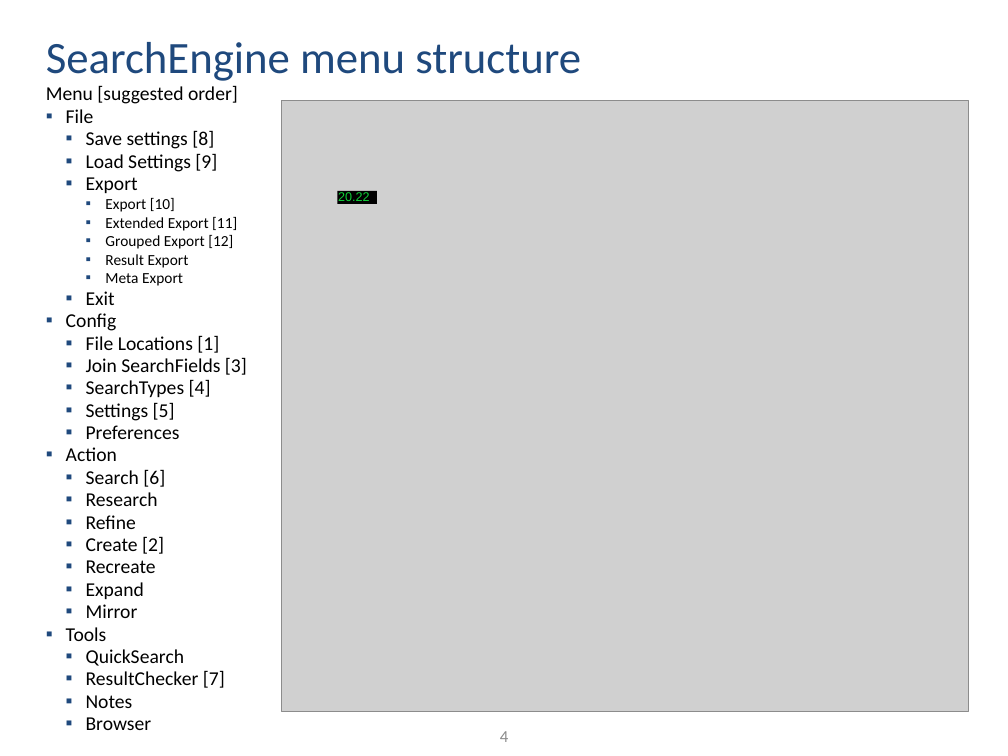
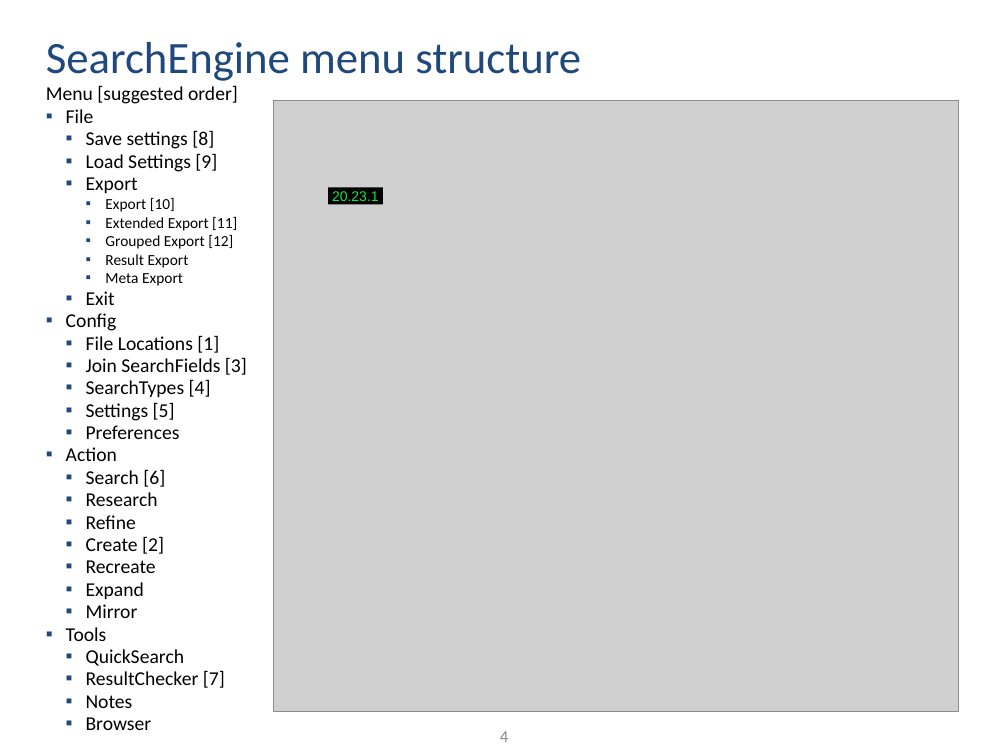
Before and after one commit to ThorstenDoherr/searchengine, a slide deck: slide 4 of doc/Manual.pptx. Drawn at 1008x756 pixels with LibreOffice and Linux fonts; fonts in the diff are those of the drawing; grey boxes stand for pictures. Boxes give left, top, right and bottom in pixels: in the first picture for what was removed or moved away, otherwise in the second. Text is boxed around its words. In the diff, an @@ line names an element or a change of style, - is before the commit and + after.

```diff
--- a/doc/Manual.pptx
+++ b/doc/Manual.pptx
@@ picture: place and size @@
-picture at <box>282,100,969,711</box>
+picture at <box>274,100,959,711</box>
@@ rectangle added at <box>329,187,383,205</box>, fill #000000, 10 pt, text #11E93F @@
+20.23.1
@@ rectangle removed at <box>338,191,377,204</box> @@
@@ text removed at <box>338,192,370,201</box> @@
-20.22
```
Also in this commit, not shown: 8 other slides changed, 1 other file.
